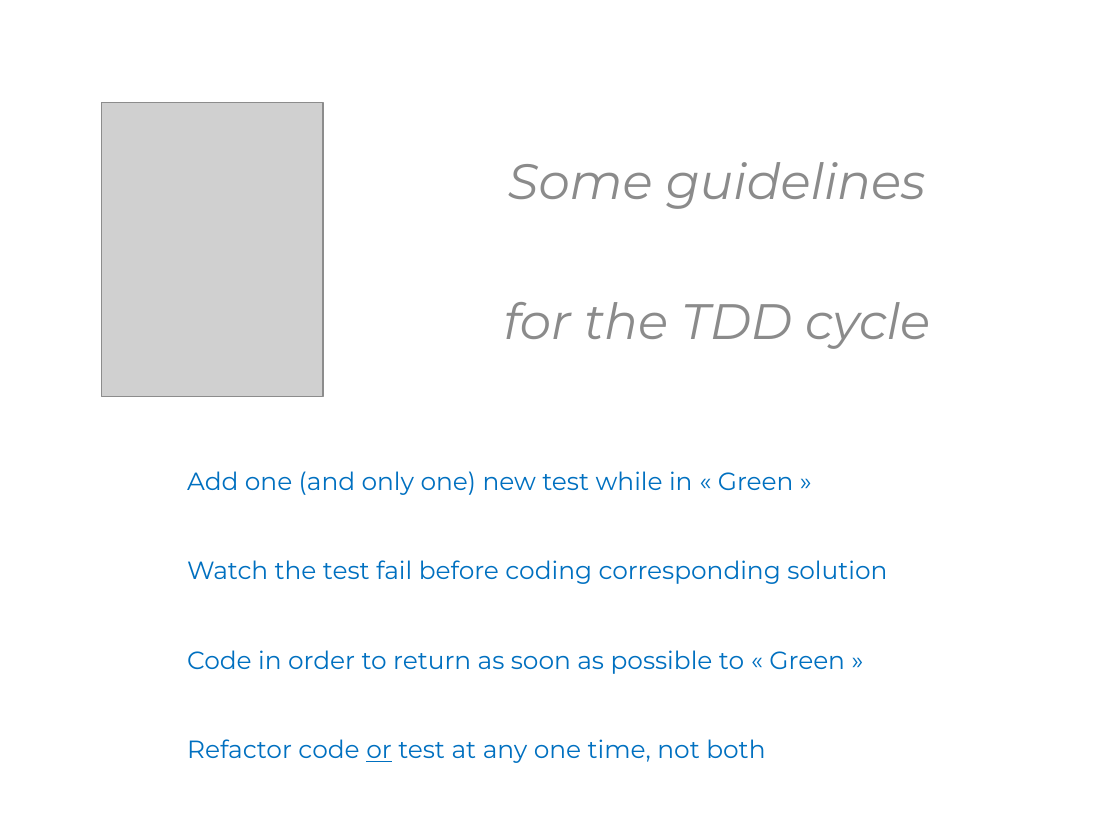
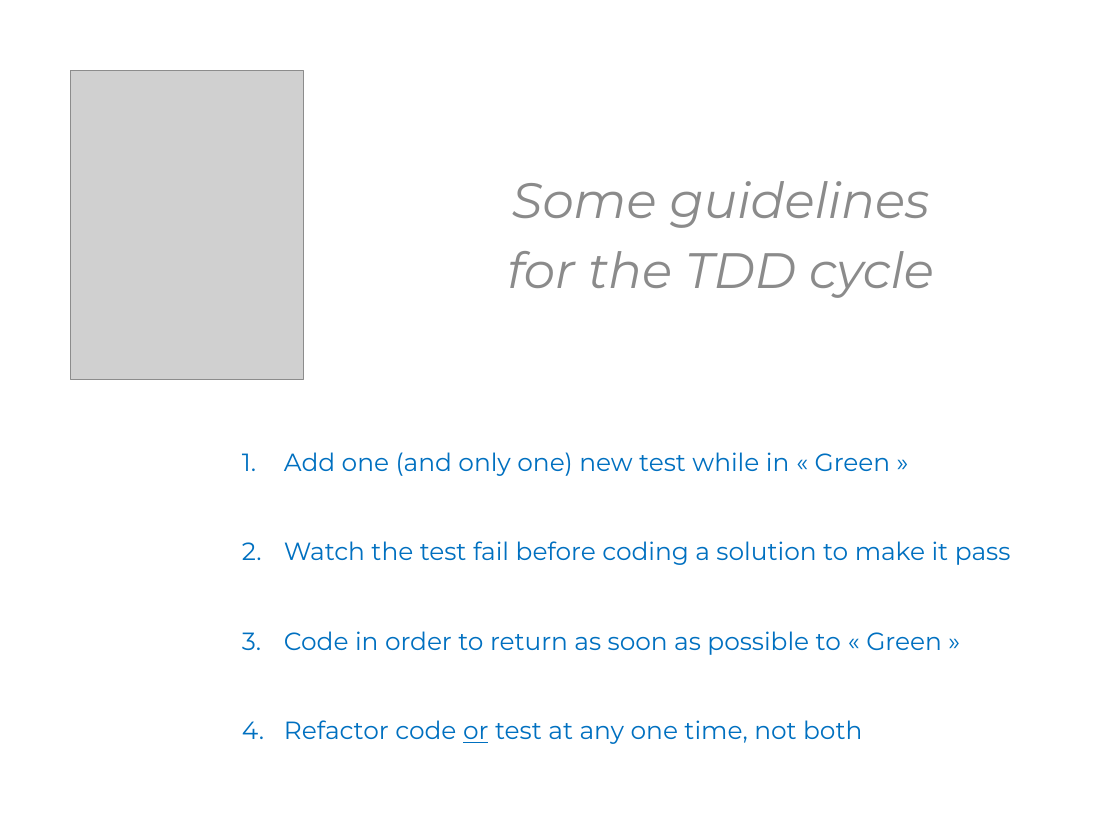
Before and after one commit to KhrisFernandez/tdd, a slide deck: slide 55 of initiation/resources/TDD - Initiation - EN.pptx (slide 50 before the commit). Drawn at 1120x840 pixels with LibreOffice and Linux fonts; fonts in the diff are those of the drawing; grey boxes stand for pictures. Boxes give left, top, right and bottom in pixels: in the first picture for what was removed or moved away, otherwise in the second. Text is boxed around its words. In the diff, an @@ line names an element or a change of style, - is before the commit and + after.

```diff
--- a/initiation/resources/TDD - Initiation - EN.pptx
+++ b/initiation/resources/TDD - Initiation - EN.pptx
@@ text "Some guidelines" rewrapped from <box>504,162,930,349</box> to <box>507,181,934,298</box> @@
@@ picture: place and size @@
-picture at <box>102,103,324,396</box>
+picture at <box>71,71,304,380</box>
@@ text "Add one (and only one) ...": place and size @@
-text "Add one (and only one) ..." at <box>187,471,887,763</box>
+text "Add one (and only one) ..." at <box>284,452,1011,744</box>
@@ text at <box>284,452,942,744</box>: bullet none to 1. @@
@@ text at <box>284,541,1011,565</box>: text changed @@
-Watch the test fail before coding corresponding solution
+2. Watch the test fail before coding a solution to make it pass
```
Also in this commit, not shown: 43 other slides changed, 14 slides added, 9 slides removed, 1 other file.
